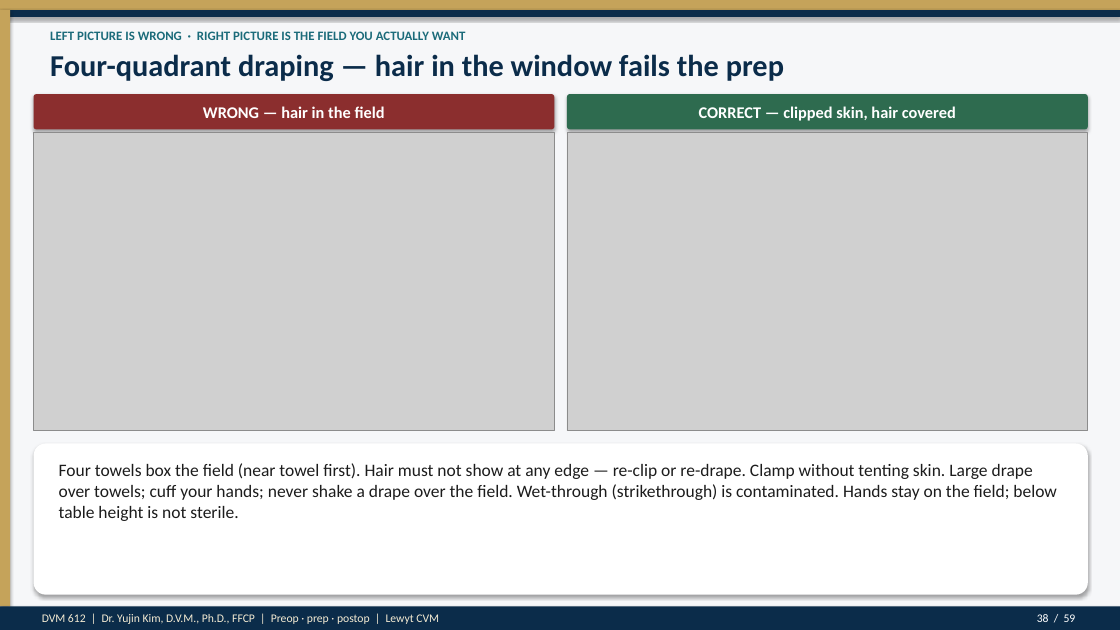
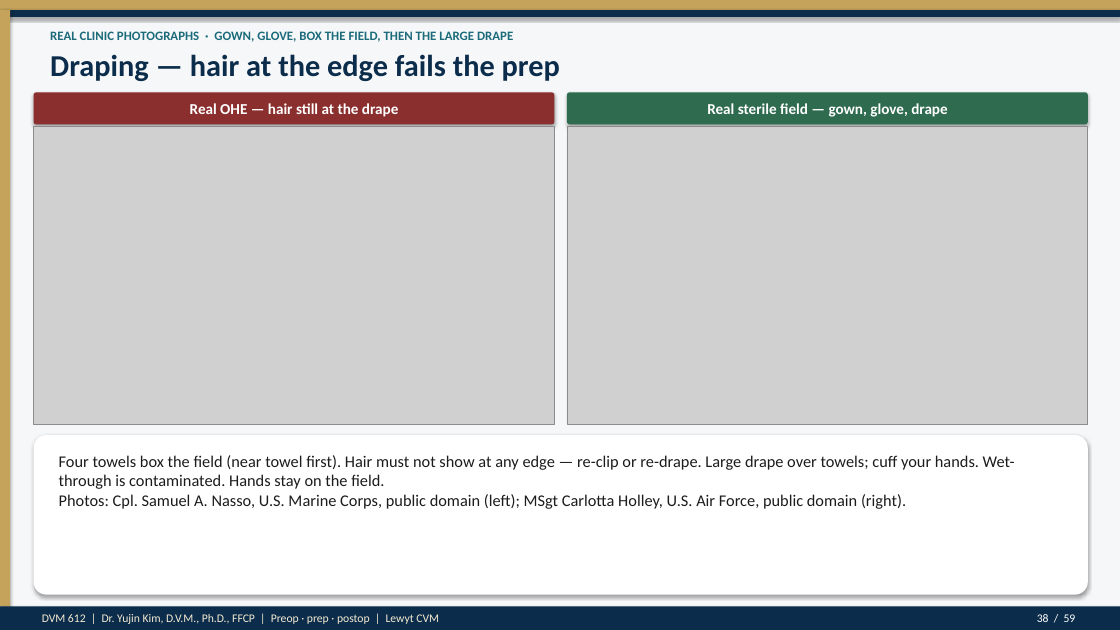
Before and after one commit to drkimvet/happycare, a slide deck: slide 38 of lectures/DVM-612_Week4_Preop_PatientPrep_Postop.pptx. Drawn at 1120x630 pixels with LibreOffice and Linux fonts; fonts in the diff are those of the drawing; grey boxes stand for pictures. Boxes give left, top, right and bottom in pixels: in the first picture for what was removed or moved away, otherwise in the second. Text is boxed around its words. In the diff, an @@ line names an element or a change of style, - is before the commit and + after.

```diff
--- a/lectures/DVM-612_Week4_Preop_PatientPrep_Postop.pptx
+++ b/lectures/DVM-612_Week4_Preop_PatientPrep_Postop.pptx
@@ text at (x1=50, y1=54, x2=560, y2=81): text changed @@
-Four-quadrant draping — hair in the window fails the prep
+Draping — hair at the edge fails the prep
@@ text at (x1=50, y1=31, x2=513, y2=42): text changed @@
-LEFT PICTURE IS WRONG · RIGHT PICTURE IS THE FIELD YOU ACTUALLY WANT
+REAL CLINIC PHOTOGRAPHS · GOWN, GLOVE, BOX THE FIELD, THEN THE LARGE DRAPE
@@ rounded rectangle moved from (x1=34, y1=94, x2=555, y2=129) to (x1=34, y1=92, x2=555, y2=124) @@
@@ text at (x1=190, y1=103, x2=398, y2=117): text changed; size 14 to 13 pt @@
-WRONG — hair in the field
+Real OHE — hair still at the drape
@@ rounded rectangle moved from (x1=567, y1=94, x2=1088, y2=129) to (x1=567, y1=92, x2=1088, y2=124) @@
@@ text at (x1=707, y1=103, x2=947, y2=117): text changed; size 14 to 13 pt @@
-CORRECT — clipped skin, hair covered
+Real sterile field — gown, glove, drape
@@ picture moved from (x1=34, y1=133, x2=555, y2=431) to (x1=34, y1=126, x2=555, y2=424) @@
@@ picture moved from (x1=567, y1=133, x2=1088, y2=431) to (x1=567, y1=126, x2=1088, y2=424) @@
@@ rounded rectangle resized from (x1=34, y1=444, x2=1088, y2=595) to (x1=34, y1=435, x2=1088, y2=595) @@
@@ text at (x1=59, y1=455, x2=1015, y2=509): text changed; size 15 to 14 pt @@
-Four towels box the field (near towel first). Hair must not show at any edge — re-clip or re-drape. Clamp without tenting skin. Large drape over towels; cuff your hands; never shake a drape over the field. Wet-through (strikethrough) is contaminated. Hands stay on the field; below table height is not sterile.
+Four towels box the field (near towel first). Hair must not show at any edge — re-clip or re-drape. Large drape over towels; cuff your hands. Wet-through is contaminated. Hands stay on the field.
+Photos: Cpl. Samuel A. Nasso, U.S. Marine Corps, public domain (left); MSgt Carlotta Holley, U.S. Air Force, public domain (right).
```
Also in this commit, not shown: 7 other slides changed, 16 other files.
